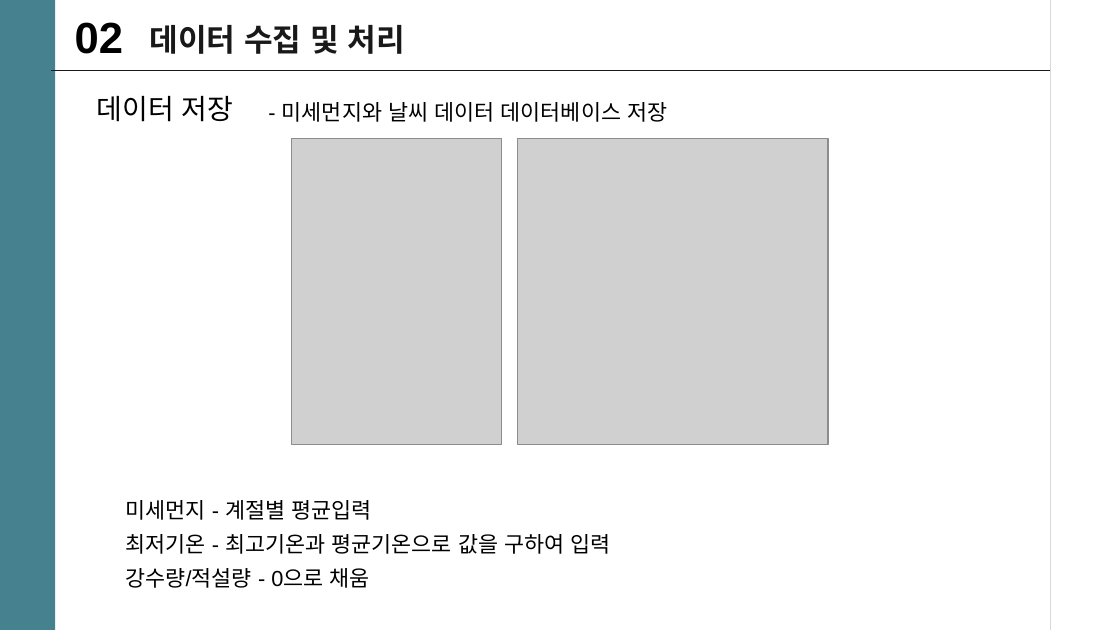
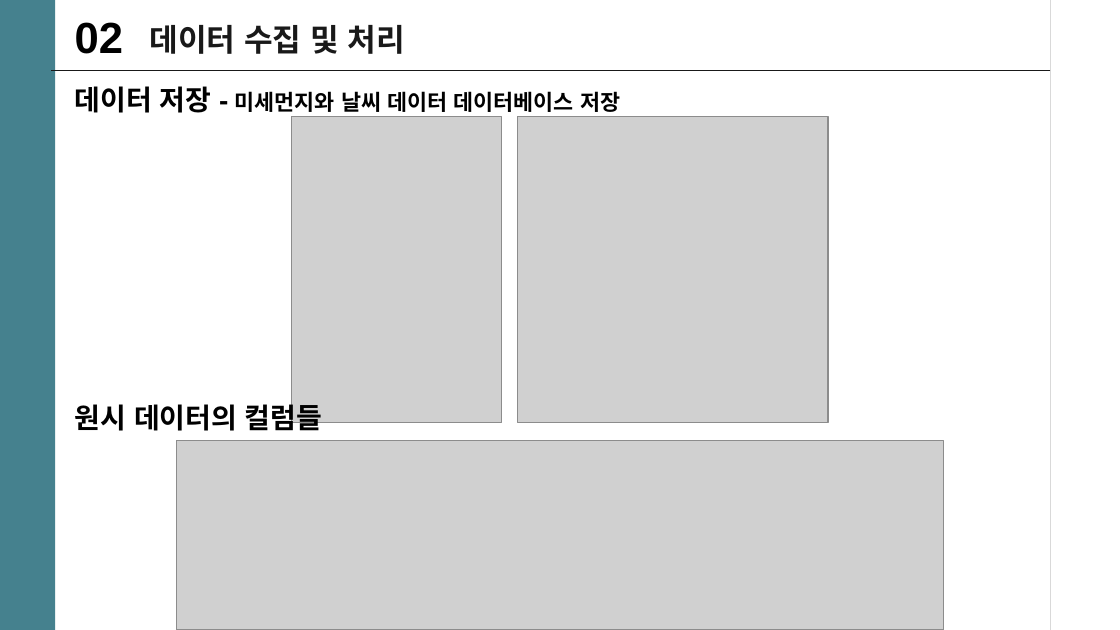
Before and after one commit to mini-project-y/1st_mini_project, a slide deck: slide 1 of Yuri/PJT-yuri.pptx. Drawn at 1120x630 pixels with LibreOffice and Linux fonts; fonts in the diff are those of the drawing; grey boxes stand for pictures. Boxes give left, top, right and bottom in pixels: in the first picture for what was removed or moved away, otherwise in the second. Text is boxed around its words. In the diff, an @@ line names an element or a change of style, - is before the commit and + after.

```diff
--- a/Yuri/PJT-yuri.pptx
+++ b/Yuri/PJT-yuri.pptx
@@ text at <box>75,86,620,113</box>: text changed; bold on @@
-- 미세먼지와 날씨 데이터 데이터베이스 저장
+데이터 저장 - 미세먼지와 날씨 데이터 데이터베이스 저장
@@ text removed at <box>97,96,234,122</box> @@
-데이터 저장
@@ picture: place and size @@
-picture at <box>292,138,503,444</box>
+picture at <box>292,116,503,422</box>
@@ picture: place and size @@
-picture at <box>517,138,828,444</box>
+picture at <box>517,116,828,422</box>
@@ text added at <box>75,400,322,436</box>, 18 pt, text #000000, bold @@
+원시 데이터의 컬럼들
@@ picture added at <box>177,440,943,629</box> @@
@@ text removed at <box>125,500,371,520</box> @@
-미세먼지 - 계절별 평균입력
@@ text removed at <box>125,534,611,554</box> @@
-최저기온 - 최고기온과 평균기온으로 값을 구하여 입력
@@ text removed at <box>125,568,370,588</box> @@
-강수량/적설량 - 0으로 채움
```
Also in this commit, not shown: 3 other slides changed, 5 slides added, 4 other files.
